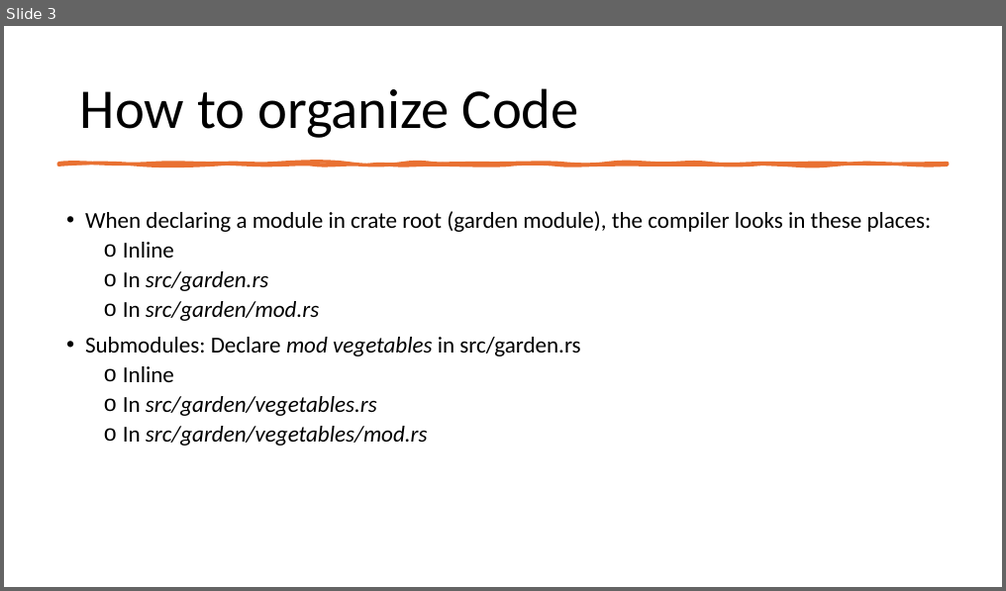
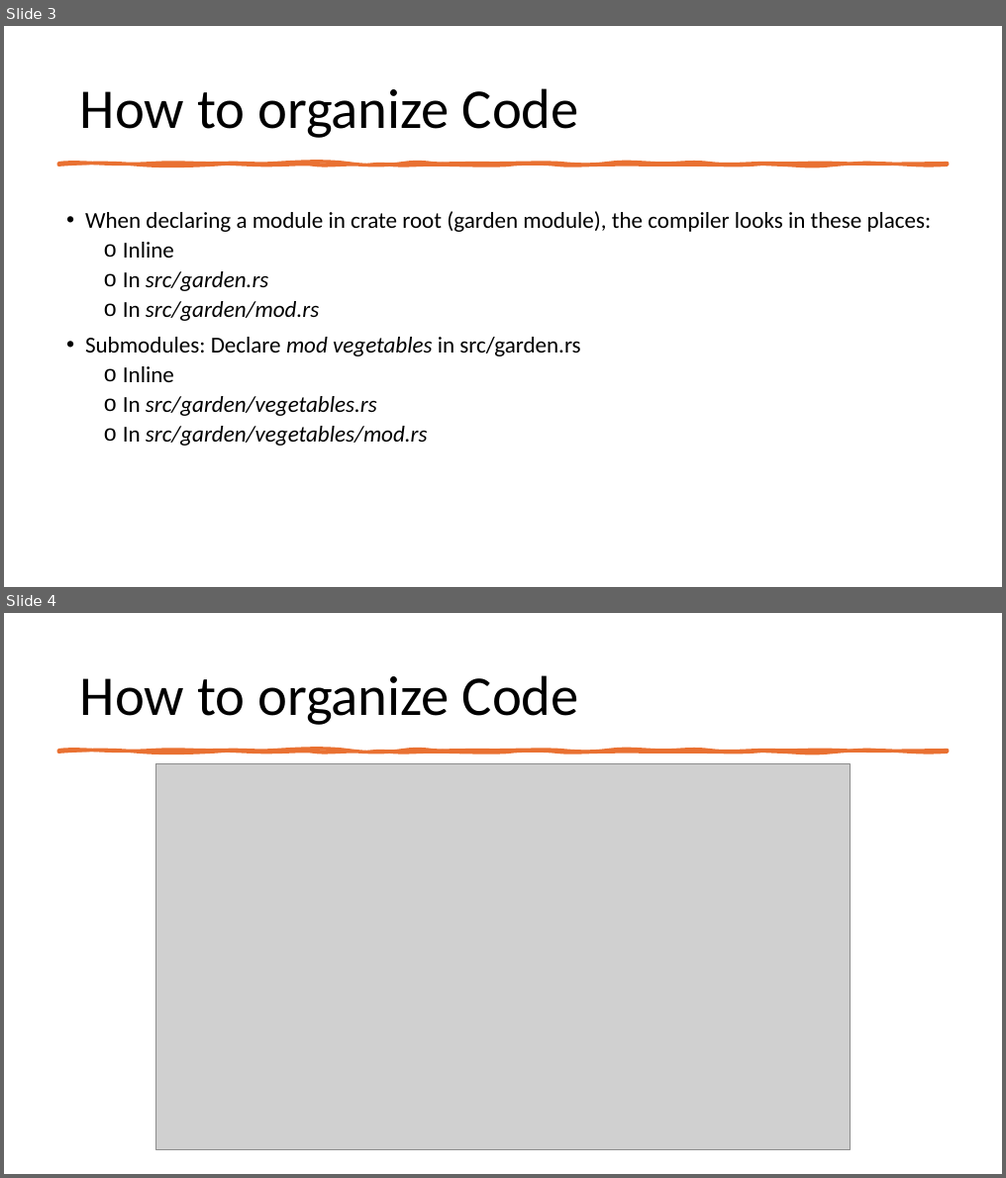
Before and after one commit to TobiasSL1/rust-workshop-bensheim, a slide deck: presentation/module-system.pptx. Shown one above the other, each under a label of ours: slide 3 before the commit, slides 3 and 4 after it. The pictures are 1006x591 and 1006x1178 pixels, drawn with LibreOffice and Linux fonts; fonts in the diff are those of the drawing; grey boxes stand for pictures. Boxes give left, top, right and bottom in pixels: in the first picture for what was removed or moved away, otherwise in the second. Text is boxed around its words. In the diff, an @@ line names an element or a change of style, - is before the commit and + after.

Commit message:
module system pptx ueberarbeiten

```diff
--- a/presentation/module-system.pptx
+++ b/presentation/module-system.pptx
@@ slide 4 added at (x1=4, y1=613, x2=1002, y2=1174), background #FFFFFF @@
@@ title added at (x1=80, y1=675, x2=579, y2=725), 54 pt, text #000000 @@
+How to organize Code
@@ freeform shape added at (x1=58, y1=750, x2=947, y2=752), fill #E97132, outline #E97132 3.25 pt @@
@@ picture added at (x1=156, y1=764, x2=849, y2=1151) @@
```
Also in this commit, not shown: 2 other files.
